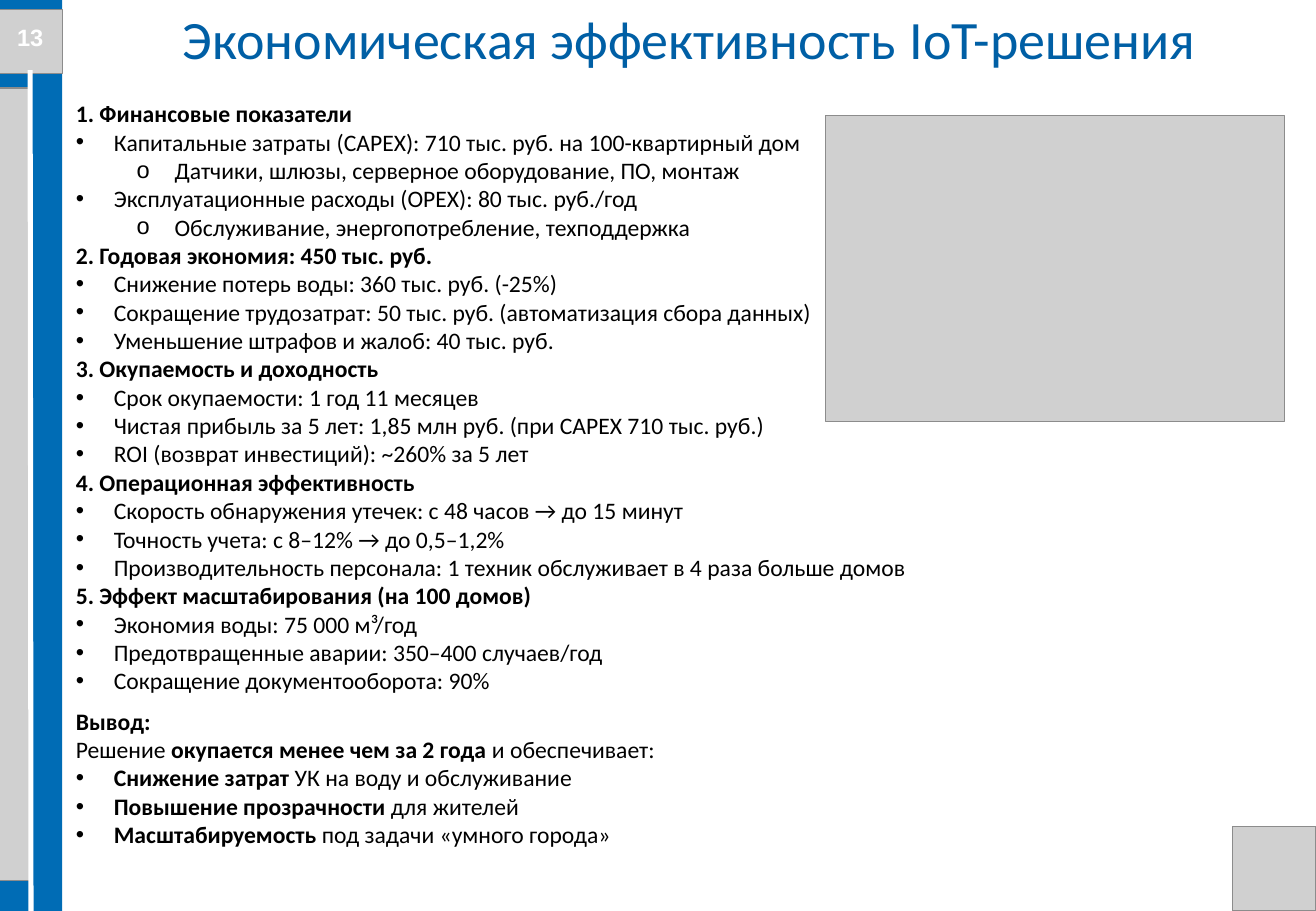
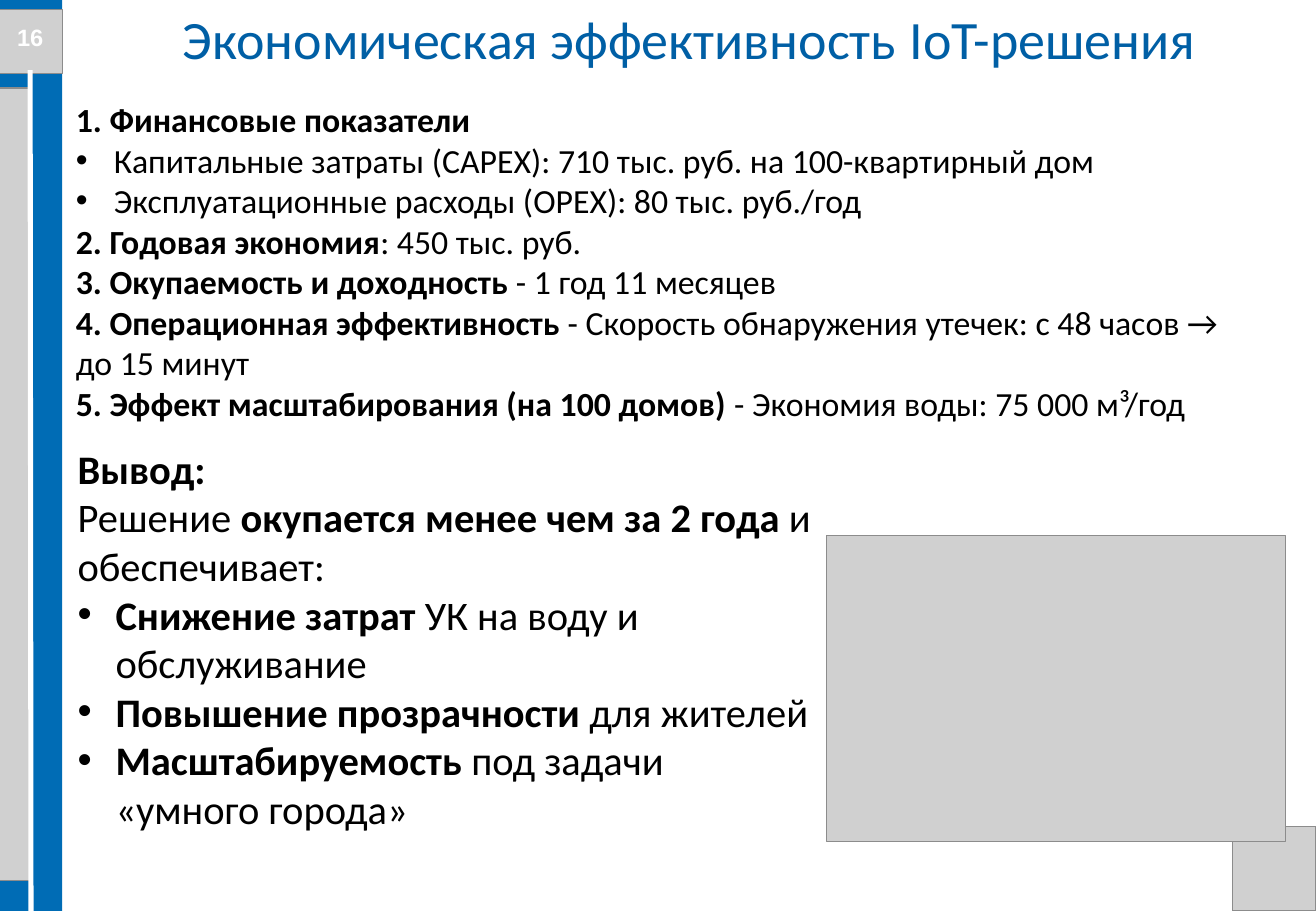
Before and after one commit to Evgenij1234/Diplom-work, a slide deck: slide 16 of Стасик/Презентация диплома Костюк С. В. БПЦ 21-01.pptx (slide 13 before the commit). Drawn at 1316x911 pixels with LibreOffice and Linux fonts; fonts in the diff are those of the drawing; grey boxes stand for pictures; background and template pictures are left out. Boxes give left, top, right and bottom in pixels: in the first picture for what was removed or moved away, otherwise in the second. Text is boxed around its words. In the diff, an @@ line names an element or a change of style, - is before the commit and + after.

```diff
--- a/Стасик/Презентация диплома Костюк С. В. БПЦ 21-01.pptx
+++ b/Стасик/Презентация диплома Костюк С. В. БПЦ 21-01.pptx
@@ text at (17, 30, 43, 46): text changed @@
-13
+16
@@ text at (76, 109, 1094, 260): size 14 to 20 pt in "1. Финансовые показатели", "Капитальные затраты (CAPEX): 710 тыс. руб. на ...", "Эксплуатационные расходы (OPEX): 80 тыс. руб./год", "2. Годовая экономия: 450 тыс. руб."; bold off in "экономия: 450 тыс. руб." @@
@@ text at (175, 163, 740, 183): paragraph removed @@
-  o Датчики, шлюзы, серверное оборудование, ПО, монтаж
@@ text at (175, 220, 690, 240): paragraph removed @@
-  o Обслуживание, энергопотребление, техподдержка
@@ text at (76, 272, 1185, 422): text changed; size 14 to 20 pt; bold on @@
-• Снижение потерь воды: 360 тыс. руб. (-25%)
-• Сокращение трудозатрат: 50 тыс. руб. (автоматизация сбора данных)
-• Уменьшение штрафов и жалоб: 40 тыс. руб.
-3. Окупаемость и доходность
-• Срок окупаемости: 1 год 11 месяцев
-• Чистая прибыль за 5 лет: 1,85 млн руб. (при CAPEX 710 тыс. руб.)
-• ROI (возврат инвестиций): ~260% за 5 лет
-4. Операционная эффективность
-• Скорость обнаружения утечек: с 48 часов → до 15 минут
-• Точность учета: с 8–12% → до 0,5–1,2%
-• Производительность персонала: 1 техник обслуживает в 4 раза больше домов
-5. Эффект масштабирования (на 100 домов)
-• Экономия воды: 75 000 м³/год
-• Предотвращенные аварии: 350–400 случаев/год
-• Сокращение документооборота: 90%
+3. Окупаемость и доходность - 1 год 11 месяцев
+4. Операционная эффективность - Скорость обнаружения утечек: с 48 часов → до 15 минут
+5. Эффект масштабирования (на 100 домов) - Экономия воды: 75 000 м³/год
@@ text "Вывод: Решение окупается менее чем ...": place and size @@
-text "Вывод: Решение окупается менее чем ..." at (76, 714, 655, 847)
+text "Вывод: Решение окупается менее чем ..." at (78, 457, 811, 831)
@@ text "Вывод: Решение окупается менее чем ..." at (78, 457, 811, 831): size 14 to 24 pt @@
@@ picture: place and size @@
-picture at (825, 115, 1284, 422)
+picture at (828, 536, 1287, 842)
```
Also in this commit, not shown: 14 other slides changed, 3 slides added, 6 other files.
